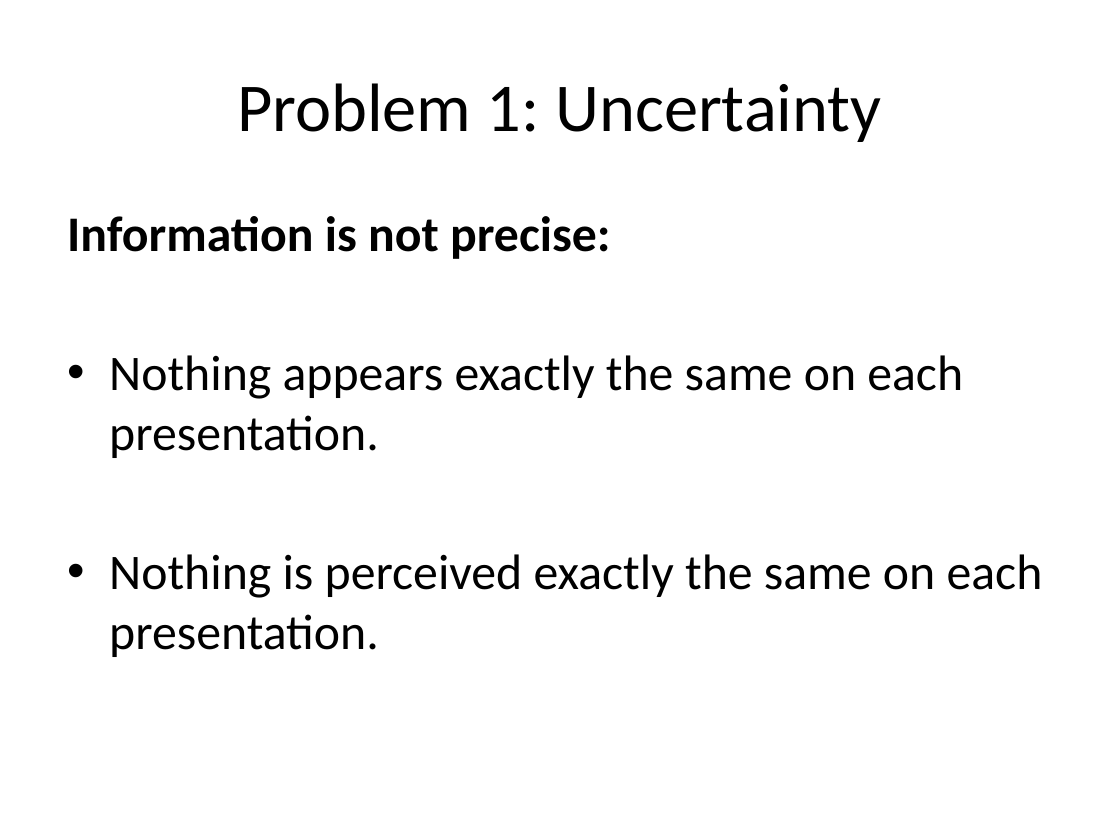
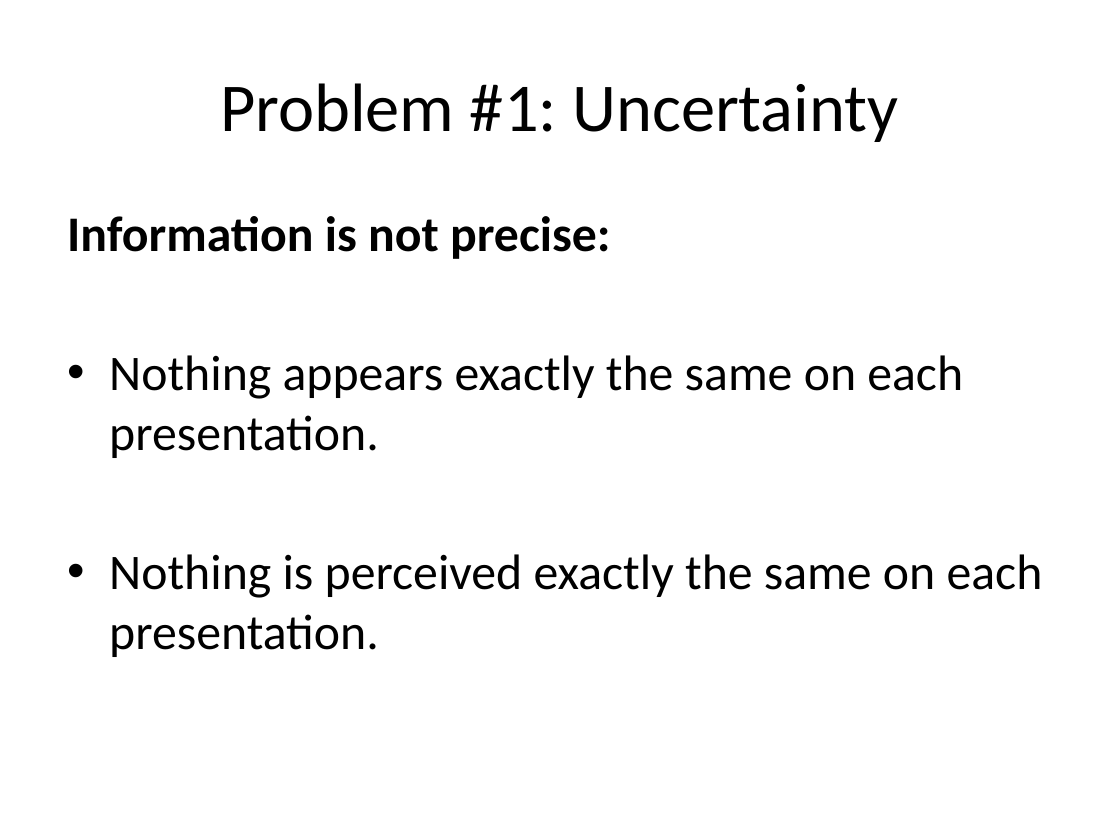
Before and after one commit to Adrifelcha/Adrifelcha, a slide deck: slide 6 of Tesis/Presentaciones/Seminario_Maden_.pptx. Drawn at 1120x840 pixels with LibreOffice and Linux fonts; fonts in the diff are those of the drawing. Boxes give left, top, right and bottom in pixels: in the first picture for what was removed or moved away, otherwise in the second. Text is boxed around its words. In the diff, an @@ line names an element or a change of style, - is before the commit and + after.

```diff
--- a/Tesis/Presentaciones/Seminario_Maden_.pptx
+++ b/Tesis/Presentaciones/Seminario_Maden_.pptx
@@ title at box(220, 83, 898, 142): text changed @@
-Problem 1: Uncertainty
+Problem #1: Uncertainty
```
Also in this commit, not shown: 6 other slides changed, 1 slide added, 5 slides removed, 1 other file.
